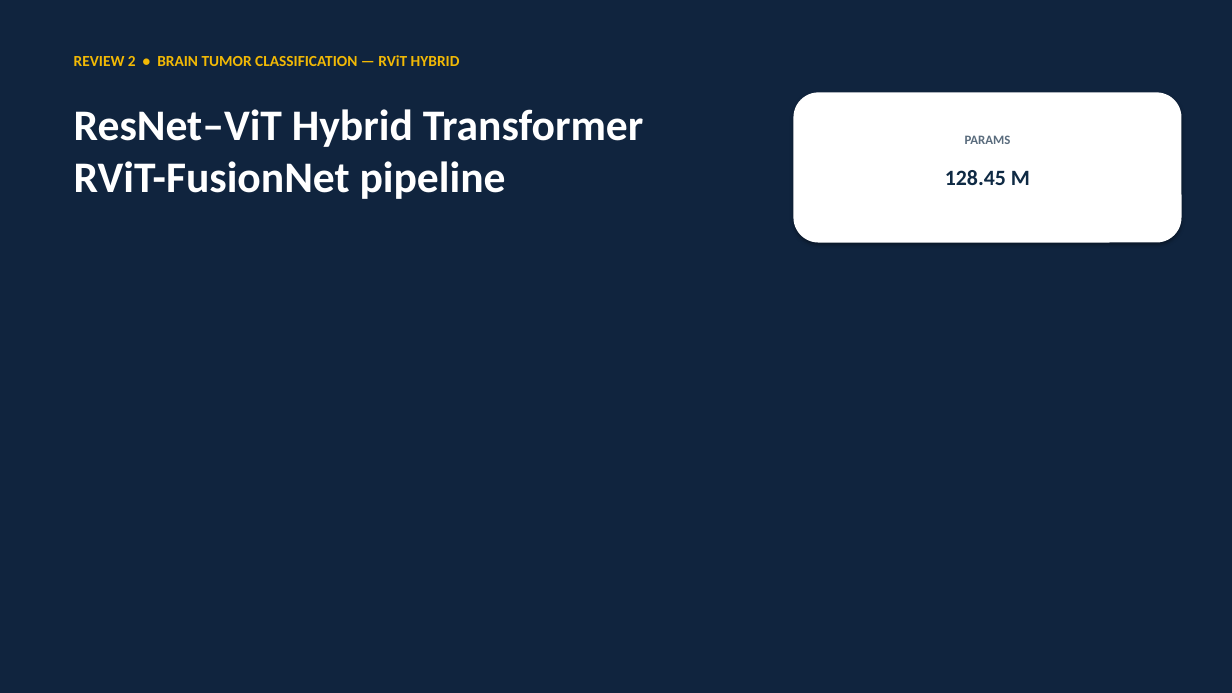
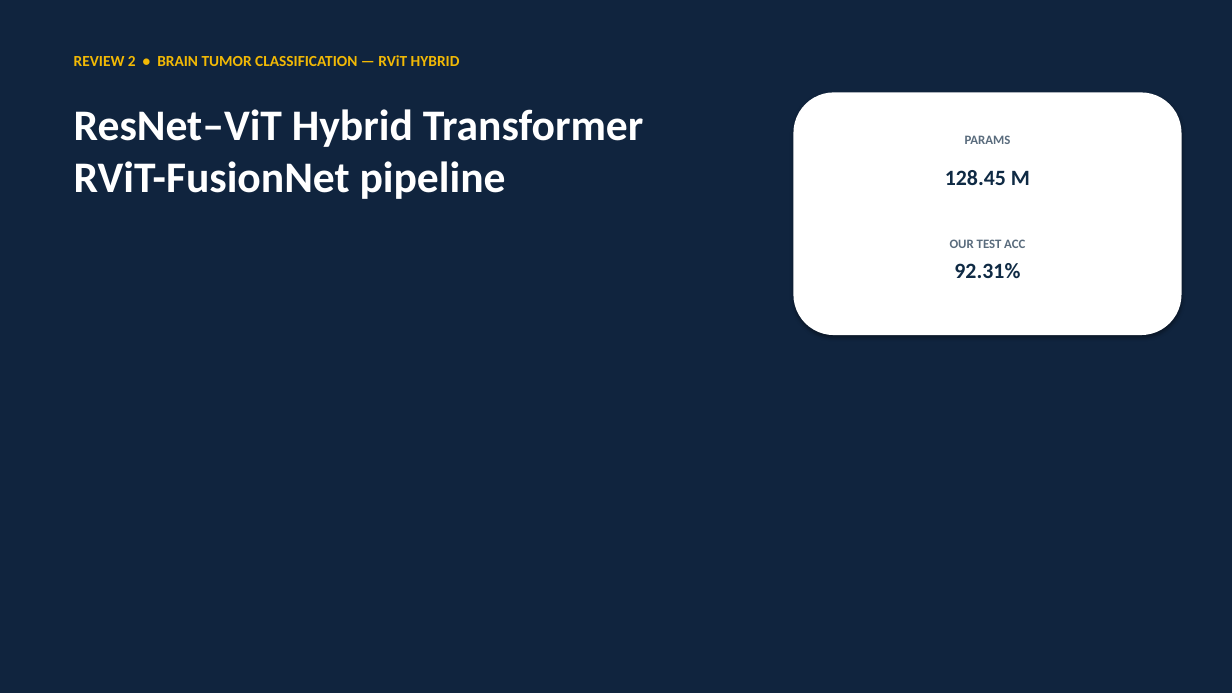
Before and after one commit to SMILING07/DL_PROJECT, a slide deck: slide 16 of PRESENTATION/presentation.pptx. Drawn at 1232x693 pixels with LibreOffice and Linux fonts; fonts in the diff are those of the drawing. Boxes give left, top, right and bottom in pixels: in the first picture for what was removed or moved away, otherwise in the second. Text is boxed around its words. In the diff, an @@ line names an element or a change of style, - is before the commit and + after.

Commit message:
Update README + slides with ViT 93.81% and RViT 92.31% test acc; add model docs with reviewer Q&A

```diff
--- a/PRESENTATION/presentation.pptx
+++ b/PRESENTATION/presentation.pptx
@@ rounded rectangle: place and size @@
-rounded rectangle at [794,92,1182,243]
+rounded rectangle at [794,92,1182,335]
@@ text added at [950,239,1025,248], 10 pt, text #5A6C7D, bold @@
+OUR TEST ACC
@@ text added at [954,263,1020,278], 17 pt, text #0F2A44, bold @@
+92.31%
```
Also in this commit, not shown: 1 other slide changed, 2 other files.
